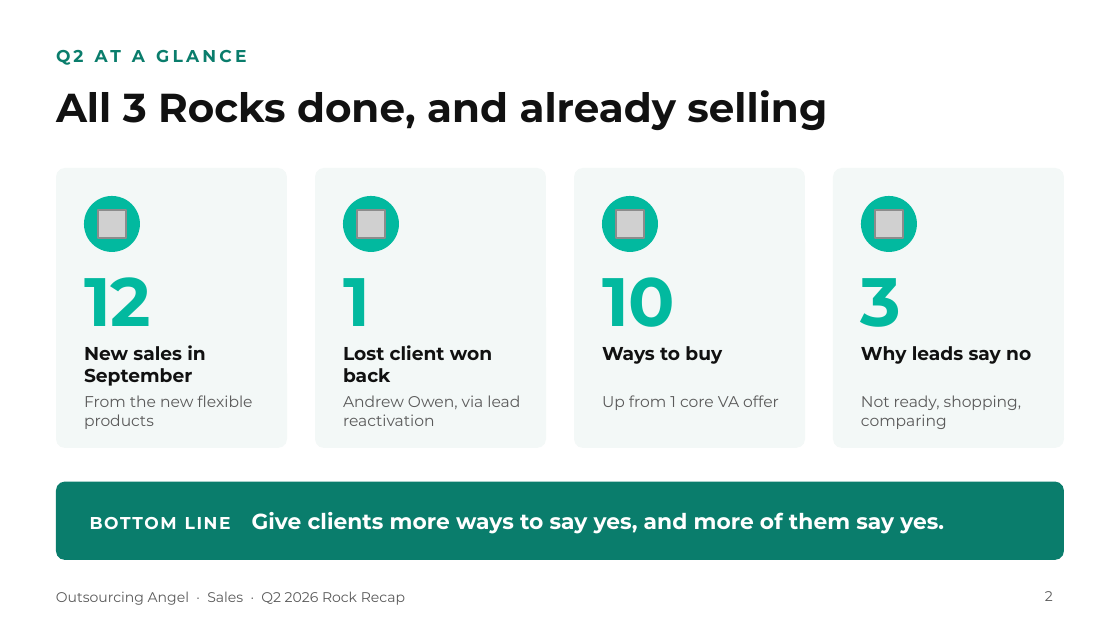
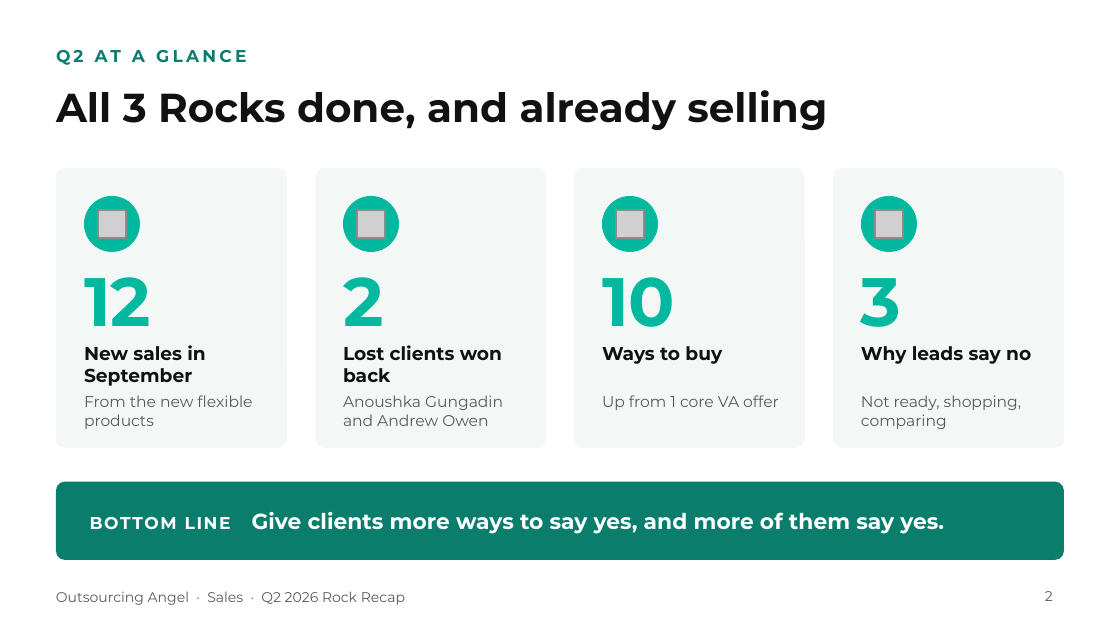
Before and after one commit to gail-gif/OA, a slide deck: slide 2 of OA_Q2_Sales_Rock_Recap_Refined.pptx. Drawn at 1120x630 pixels with LibreOffice and Linux fonts; fonts in the diff are those of the drawing; grey boxes stand for pictures. Boxes give left, top, right and bottom in pixels: in the first picture for what was removed or moved away, otherwise in the second. Text is boxed around its words. In the diff, an @@ line names an element or a change of style, - is before the commit and + after.

```diff
--- a/OA_Q2_Sales_Rock_Recap_Refined.pptx
+++ b/OA_Q2_Sales_Rock_Recap_Refined.pptx
@@ text at [343,277,383,326]: text changed @@
-1
+2
@@ text at [343,345,502,382]: text changed @@
-Lost client won back
+Lost clients won back
@@ text at [343,395,503,426]: text changed @@
-Andrew Owen, via lead reactivation
+Anoushka Gungadin and Andrew Owen
```
Also in this commit, not shown: 3 other slides changed, 4 slides added.
